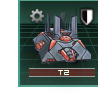
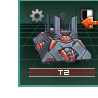
Comparing the layer stacks of the two 98×98 images. Changes:
added layer "dash arrow" above "down" over [81, 17, 98, 29]
added layer "down" above "up" over [85, 19, 94, 27]
added layer "up" above "plus copy" over [85, 19, 94, 27]
added layer "plus copy" above "stripe copy #1" over [81, 13, 98, 31]
